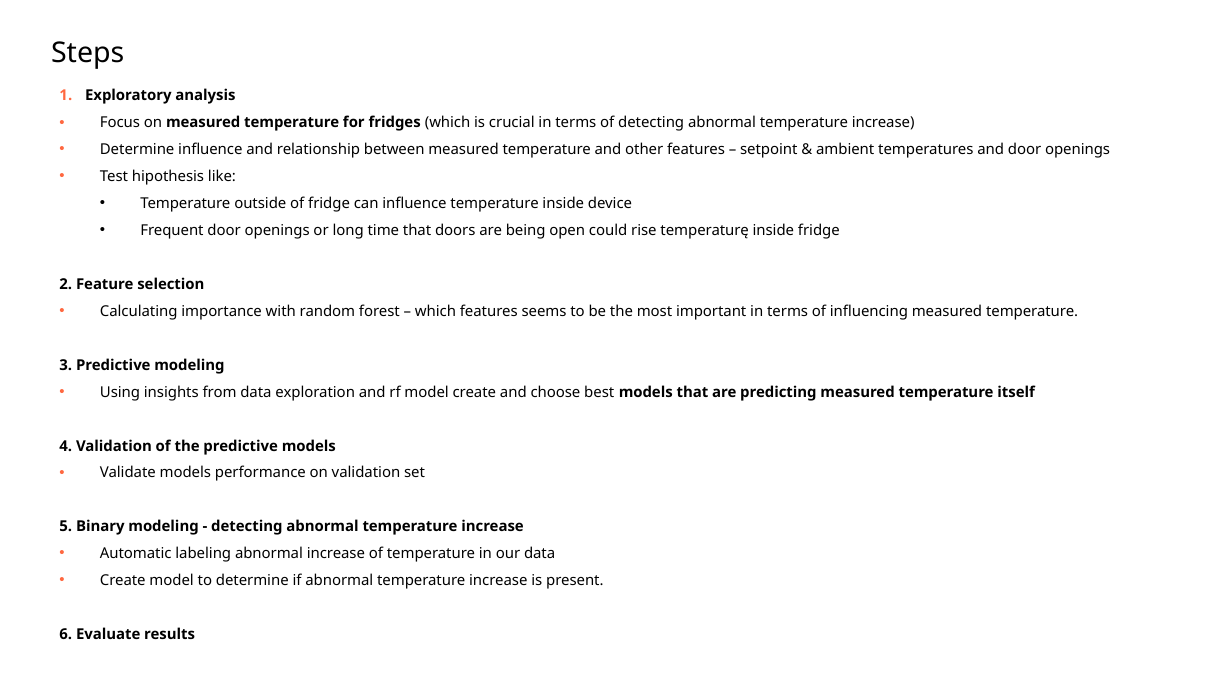
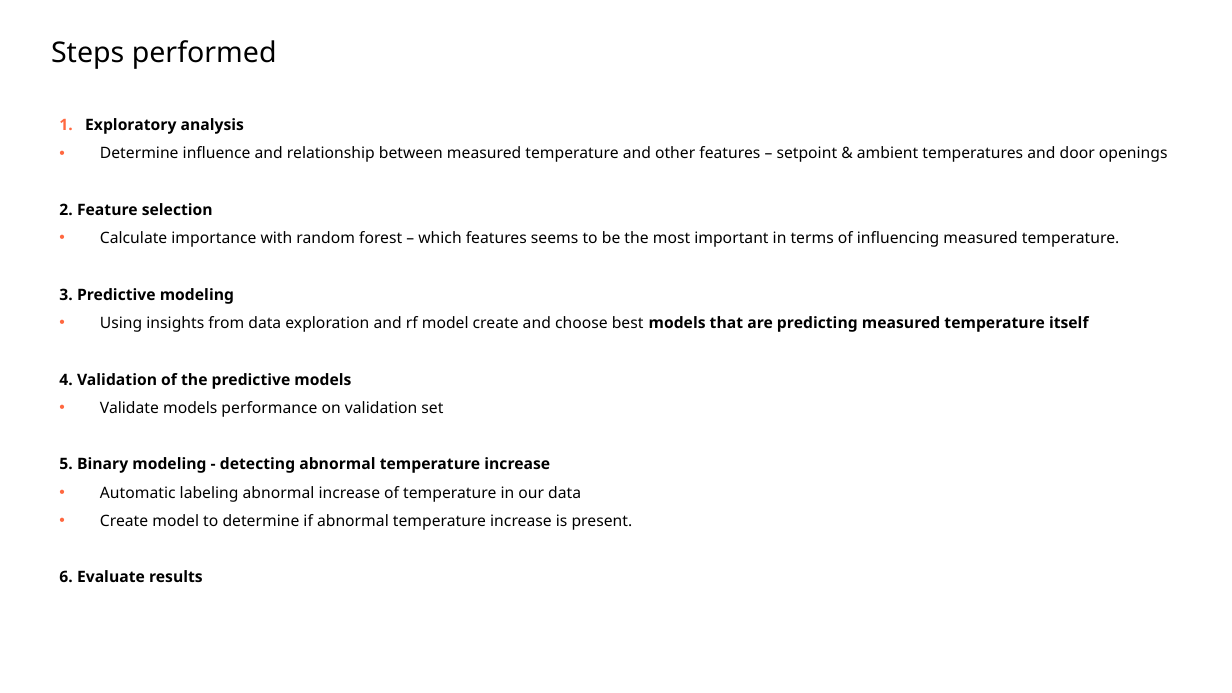
Before and after one commit to mnowicki94/udacity_clean_code_task, a slide deck: slide 3 of cdp.pptx. Drawn at 1232x693 pixels with LibreOffice and Linux fonts; fonts in the diff are those of the drawing; background and template pictures are left out. Boxes give left, top, right and bottom in pixels: in the first picture for what was removed or moved away, otherwise in the second. Text is boxed around its words. In the diff, an @@ line names an element or a change of style, - is before the commit and + after.

```diff
--- a/cdp.pptx
+++ b/cdp.pptx
@@ title at [51,40,277,69]: text changed @@
-Steps
+Steps performed
@@ text at [59,118,1168,583]: size 10.5 to 11 pt in "Exploratory analysis", "Determine influence and relationship between measured temper ...", "2. Feature selection", "3. Predictive modeling" and 7 more places @@
@@ text "Exploratory analysis": place and size @@
-text "Exploratory analysis" at [59,88,1110,589]
+text "Exploratory analysis" at [59,118,1168,583]
@@ text at [100,115,915,131]: paragraph removed @@
-• Focus on measured temperature for fridges (which is crucial in terms of detecting abnormal temperature increase)
@@ text at [100,169,840,239]: paragraphs removed @@
-• Test hipothesis like:
-  • Temperature outside of fridge can influence temperature inside device
-  • Frequent door openings or long time that doors are being open could rise temperaturę inside fridge
@@ text at [100,231,1119,247]: text changed; size 10.5 to 11 pt @@
-• Calculating importance with random forest – which features seems to be the most important in terms of influencing measured temperature.
+• Calculate importance with random forest – which features seems to be the most important in terms of influencing measured temperature.
```
Also in this commit, not shown: 13 other slides changed, 1 slide added.
